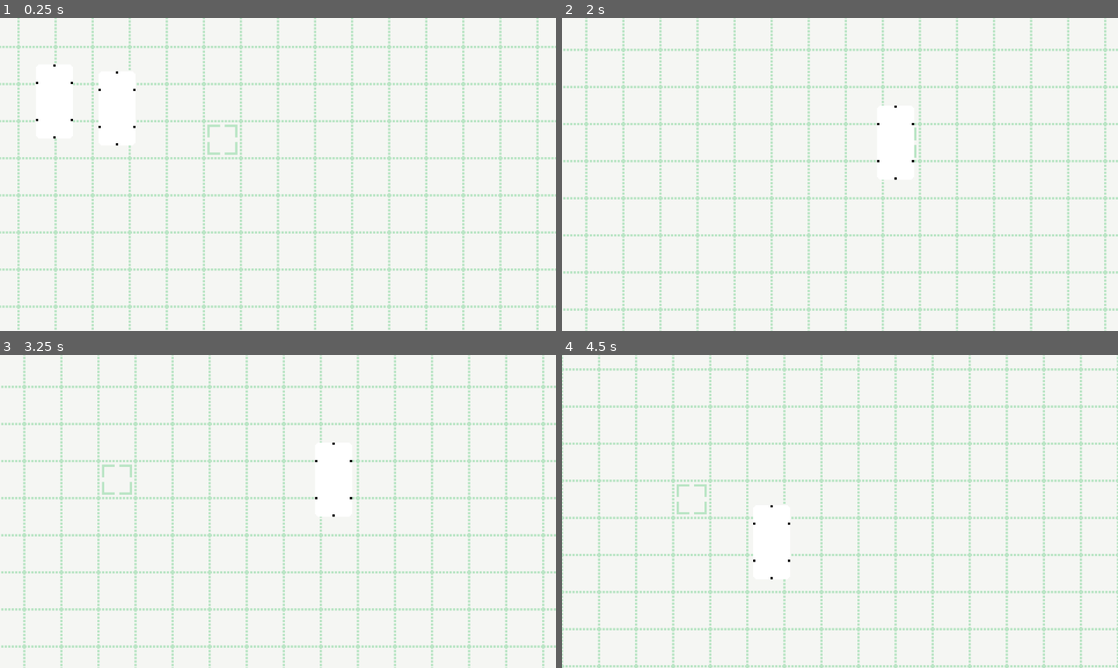
Above: before the commit, frames 1-4 (two rows, left to right).
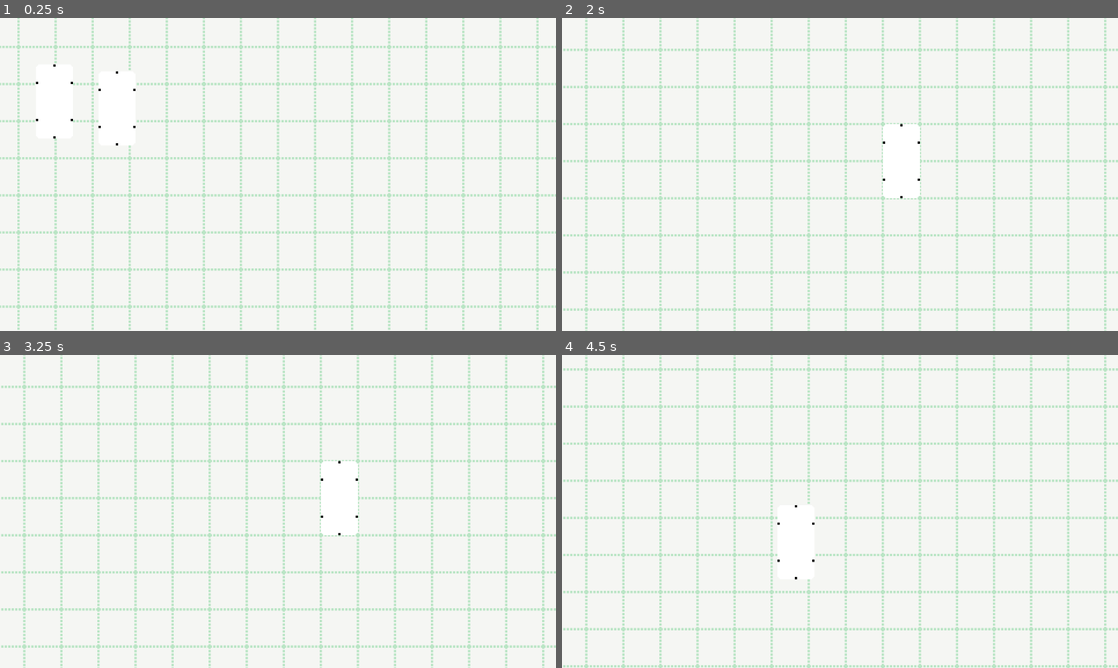
Above: after the commit, the same moments.

Repository: btoosey/Godot-Wild-Jam-77
Game: Godot game, scene res://scenes/main/main.tscn
The game is run twice, just before and just after one commit, with the same random seed, the same clock (stepped at 60 frames per second) and the same inputs.
Inputs (mouse positions are in pixels of both pictures, inside the frame that each line leads up to):
- Up to frame 1 (0.25 s): no input
- Up to frame 2 (2 s): tap Enter at 0.5 s; drag from (617, 102) to (895, 105) at 0.52 s; tap Space (camera_drag) at 1.25 s; drag from (678, 108) to (895, 124) at 1.27 s
- Up to frame 3 (3.25 s): move the mouse to (333, 442) at 2.02 s; press the mouse at (333, 442) at 2.03 s; release the mouse at (333, 442) at 2.75 s; tap Enter at 2.75 s; drag from (250, 574) to (111, 464) at 2.77 s
- Up to frame 4 (4.5 s): tap Space (camera_drag) at 3.5 s; move the mouse to (1006, 558) at 3.52 s; hold Right mouse button (rotate) 3.53-4.25 s; click (1006, 558) at 3.67 s; tap Enter at 4.25 s; drag from (673, 464) to (773, 542) at 4.27 s

The runs differ from the first frame. In frame 1, 0.2% of the frame differs, in the area x 37-43%, y 34-44%; in frame 2, 0.2%; in frame 3, 0.3%; in frame 4, 11%, in the area x 0-100%, y 0-100%.

Commit message:
ADD: track card mover v1

Diff:
--- a/scenes/main/main.gd
+++ b/scenes/main/main.gd
@@ -1,6 +1,6 @@
 class_name Main
 extends Node2D
 
-const CELL_SIZE := Vector2(32, 64)
-const HALF_CELL_SIZE := Vector2(16, 32)
-const QUARTER_CELL_SIZE := Vector2(8, 16)
+const CELL_SIZE := Vector2(32, 32)
+const HALF_CELL_SIZE := Vector2(16, 16)
+const QUARTER_CELL_SIZE := Vector2(8, 8)
--- a/scenes/main/main.tscn
+++ b/scenes/main/main.tscn
@@ -8,6 +8,7 @@
 [ext_resource type="PackedScene" uid="uid://d33hx60uijy1x" path="res://scenes/track_cards/track_card.tscn" id="4_2t2bp"]
 [ext_resource type="Texture2D" uid="uid://c34hh6lrbgyr8" path="res://sprites/background/tile_highlight.png" id="4_wccih"]
 [ext_resource type="Script" path="res://scripts/components/tile_highlighter.gd" id="6_opi45"]
+[ext_resource type="Script" path="res://scripts/components/track_card_mover.gd" id="9_00qry"]
 
 [sub_resource type="TileSetAtlasSource" id="TileSetAtlasSource_t5suh"]
 texture = ExtResource("1_kwwue")
@@ -30,23 +31,31 @@
 [node name="Main" type="Node2D"]
 script = ExtResource("1_w04op")
 
-[node name="BackgroundTiles" type="TileMapLayer" parent="." node_paths=PackedStringArray("track_card_grid")]
+[node name="BackgroundTiles" type="TileMapLayer" parent="." node_paths=PackedStringArray("track_card_grid", "tile_highlighter")]
 tile_map_data = PackedByteArray("AAAAAAAAAAAAAAAAAAAAAAEAAAAAAAAAAAAAAAIAAAAAAAAAAAAAAAMAAAAAAAAAAAAAAAQAAAAAAAAAAAAAAA …(8080 unchanged characters)…
 tile_set = SubResource("TileSet_bu3tp")
 script = ExtResource("2_ydy7w")
 track_card_grid = NodePath("PlayAreaTrackCardGrid")
+tile_highlighter = NodePath("TileHighlighter")
 
 [node name="Highlight" type="TileMapLayer" parent="BackgroundTiles"]
 tile_set = SubResource("TileSet_riabq")
 
 [node name="PlayAreaTrackCardGrid" type="Node2D" parent="BackgroundTiles"]
 script = ExtResource("3_wsrml")
-size = Vector2i(30, 18)
+size = Vector2i(30, 17)
 
 [node name="TileHighlighter" type="Node" parent="BackgroundTiles" node_paths=PackedStringArray("play_area", "highlight_layer")]
 script = ExtResource("6_opi45")
+enabled = false
 play_area = NodePath("..")
 highlight_layer = NodePath("../Highlight")
+
+[node name="TrackCard" parent="BackgroundTiles" instance=ExtResource("4_2t2bp")]
+position = Vector2(287, 191)
+
+[node name="TrackCard2" parent="BackgroundTiles" instance=ExtResource("4_2t2bp")]
+position = Vector2(341, 197)
 
 [node name="Camera2D" type="Camera2D" parent="."]
 position = Vector2(480, 270)
@@ -55,13 +64,11 @@
 [node name="CameraDrag" type="Node2D" parent="Camera2D" node_paths=PackedStringArray("camera")]
 script = ExtResource("3_vw24h")
 camera = NodePath("..")
-camera_left_limit = 400
+camera_left_limit = 240
 camera_right_limit = 720
 camera_top_limit = 135
 camera_bottom_limit = 409
 
-[node name="TrackCard" parent="." instance=ExtResource("4_2t2bp")]
-position = Vector2(287, 191)
-
-[node name="TrackCard2" parent="." instance=ExtResource("4_2t2bp")]
-position = Vector2(341, 197)
+[node name="TrackCardMover" type="Node" parent="." node_paths=PackedStringArray("play_areas")]
+script = ExtResource("9_00qry")
+play_areas = [NodePath("../BackgroundTiles")]
--- a/scenes/track_cards/track_card.gd
+++ b/scenes/track_cards/track_card.gd
@@ -5,6 +5,7 @@
 @export var stats: TrackCardStats : set = set_stats
 
 @onready var card_skin: Sprite2D = $CardSkin
+@onready var drag_and_drop: DragAndDrop = $DragAndDrop
 
 var dragging := false
 var card_orientation := 0
@@ -21,6 +22,10 @@
 	card_skin.region_rect.position = Vector2(stats.skin_coordinates) * Main.CELL_SIZE
 
 
+func reset_after_dragging(starting_position: Vector2) -> void:
+	global_position = starting_position
+
+
 func rotate_card(deg) -> void:
 	rotate(deg_to_rad(deg))
 	card_orientation += 1
--- a/scenes/track_cards/track_card.tscn
+++ b/scenes/track_cards/track_card.tscn
@@ -9,7 +9,7 @@
 [sub_resource type="RectangleShape2D" id="RectangleShape2D_j0ob0"]
 size = Vector2(30, 62)
 
-[node name="TrackCard" type="Area2D"]
+[node name="TrackCard" type="Area2D" groups=["track_cards"]]
 z_index = 1
 script = ExtResource("1_rdguf")
 stats = ExtResource("2_35b40")
--- a/scripts/components/drag_and_drop.gd
+++ b/scripts/components/drag_and_drop.gd
@@ -20,6 +20,8 @@
 func _process(_delta: float) -> void:
 	if dragging and target:
 		target.global_position = target.get_global_mouse_position()
+		target.global_position.x = clamp(target.global_position.x, 0, 944)
+		target.global_position.y = clamp(target.global_position.y, 0, 528)
 
 
 func _input(event: InputEvent) -> void:
--- a/scripts/components/play_area.gd
+++ b/scripts/components/play_area.gd
@@ -2,6 +2,7 @@
 extends TileMapLayer
 
 @export var track_card_grid: TrackCardGrid
+@export var tile_highlighter: TileHighlighter
 
 var bounds: Rect2i
 
--- /dev/null
+++ b/scripts/components/track_card_mover.gd
@@ -0,0 +1,80 @@
+class_name TrackCardMover
+extends Node
+
+
+@export var play_areas: Array[PlayArea]
+
+
+func _ready() -> void:
+	var track_cards := get_tree().get_nodes_in_group("track_cards")
+	for track_card: TrackCard in track_cards:
+		setup_unit(track_card)
+
+
+func _get_play_area_for_position(global: Vector2) -> int:
+	var dropped_area_index := -1
+
+	for i in play_areas.size():
+		var tile := play_areas[i].get_tile_from_global(global)
+		if play_areas[i].is_tile_in_bounds(tile):
+			dropped_area_index = i
+
+	return dropped_area_index
+
+
+func _set_highlighters(enabled: bool) -> void:
+	for play_area: PlayArea in play_areas:
+		play_area.tile_highlighter.enabled = enabled
+
+
+func _reset_track_card_to_starting_position(starting_position: Vector2, track_card: TrackCard) -> void:
+	var i := _get_play_area_for_position(starting_position)
+	var tile := play_areas[i].get_tile_from_global(starting_position)
+
+	track_card.reset_after_dragging(starting_position)
+	play_areas[i].track_card_grid.add_track_card(tile, track_card)
+
+
+func _move_track_card(track_card: TrackCard, play_area: PlayArea, tile: Vector2i) -> void:
+	play_area.track_card_grid.add_track_card(tile, track_card)
+	track_card.global_position = play_area.get_global_from_tile(tile)
+	track_card.reparent(play_area.track_card_grid)
+
+
+func setup_unit(track_card: TrackCard) -> void:
+	track_card.drag_and_drop.drag_started.connect(_on_track_card_drag_started.bind(track_card))
+	track_card.drag_and_drop.dropped.connect(_on_track_card_dropped.bind(track_card))
+
+
+
+func _on_track_card_drag_started(track_card: TrackCard) -> void:
+	_set_highlighters(true)
+
+	var i := _get_play_area_for_position(track_card.global_position)
+	if i > -1:
+		var tile := play_areas[i].get_tile_from_global(track_card.global_position)
+		play_areas[i].track_card_grid.remove_track_card(tile)
+
+
+
+func _on_track_card_dropped(starting_position: Vector2, track_card: TrackCard) -> void:
+	_set_highlighters(false)
+
+	#var old_area_index := _get_play_area_for_position(starting_position)
+	var drop_area_index := _get_play_area_for_position(track_card.get_global_mouse_position())
+
+	#var old_area := play_areas[old_area_index]
+	#var old_tile := old_area.get_tile_from_global(starting_position)
+	var new_area := play_areas[drop_area_index]
+	var new_tile := new_area.get_hovered_tile()
+	#if :
+			#_reset_track_card_to_starting_position(starting_position, track_card)
+			#return
+	if drop_area_index == -1 or play_areas[drop_area_index].track_card_grid.is_tile_occupied(new_tile):
+		_reset_track_card_to_starting_position(starting_position, track_card)
+		return
+		#var old_unit: Unit = new_area.unit_grid.units[new_tile]
+		#new_area.unit_grid.remove_unit(new_tile)
+		#_move_unit(old_unit, old_area, old_tile)
+	else:
+		_move_track_card(track_card, new_area, new_tile)
Not shown: 1 places in scenes/main/main.tscn that only renumber resources
